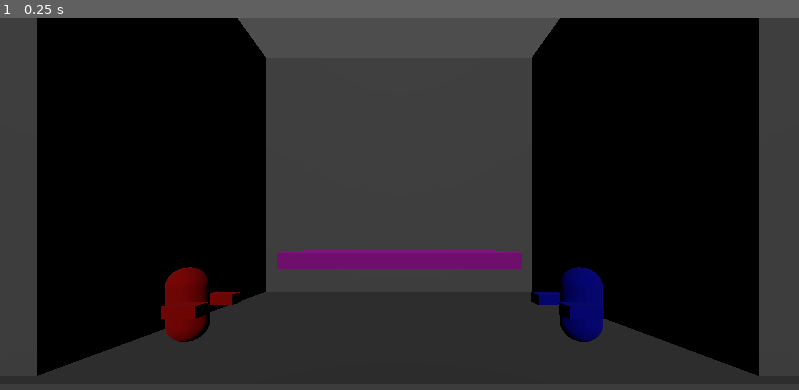
Above: before the commit, frame 1.
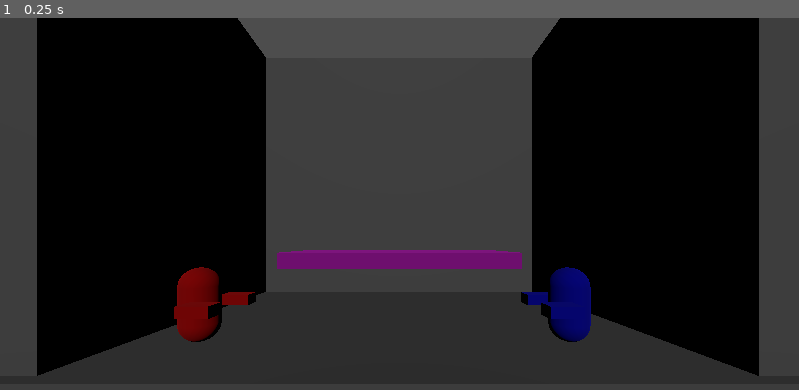
Above: after the commit, the same moment.

Repository: WFaustin/Fighting-Game-Prototype
Game: Godot game, scene res://Fight.tscn
Same seed, same stepped clock (60 frames per second), same inputs: the game is played once before the commit and once after it.
Inputs:
- Up to frame 1 (0.25 s): no input

The runs differ from the first frame. In frame 1, 1.8% of the frame differs, in the area x 20-76%, y 66-88%.

Commit message:
Made medium attack animation and figured out rotation logic

Diff:
--- a/Fighting Game Prototype/Character.gd
+++ b/Fighting Game Prototype/Character.gd
@@ -19,9 +19,9 @@
 	if deviceNum not in Input.get_connected_joypads():
 		deviceNum = -1
 		useKeyboard = true
-	hitboxes.append(get_node("CollisionShape3D"))
-	hitboxes.append(get_node("PlayerModel/Arms/Arm1/CollisionShape3D"))
-	hitboxes.append(get_node("PlayerModel/Arms/Arm2/CollisionShape3D"))
+	hitboxes.append(get_node("."))
+	hitboxes.append(get_node("PlayerModel/Arms/Arm1/StaticBody3D"))
+	hitboxes.append(get_node("PlayerModel/Arms/Arm2/StaticBody3D"))
 
 # Called when the node enters the scene tree for the first time.
 func _ready():
@@ -41,9 +41,14 @@
 		"light":
 			get_node("AnimationPlayer").play("LightAttack")
 			pass
+		"medium":
+			get_node("AnimationPlayer").play("MediumAttack")
+			pass
 	pass
 
-
+func turnCollisions(isOn):
+	for i in hitboxes:
+		i.set_collision_mask_value(2, isOn)
 #
 func _input(event):
 #	if event is InputEventKey and deviceNum == -1 and useKeyboard == true:
@@ -76,10 +81,10 @@
 	if Input.is_action_pressed("moveRight" + str(name)):
 		position.x += .03
 	if Input.is_action_pressed("crouch" + str(name)):
-		set_collision_mask_value(2, false)
+		turnCollisions(false)
 		rotation.z = -(PI/4)
 	if Input.is_action_just_released("crouch" + str(name)):
-		set_collision_mask_value(2, true)
+		turnCollisions(true)
 		rotation.z = 0
 	# Add the gravity.
 	if not is_on_floor():
@@ -89,12 +94,15 @@
 	if Input.is_action_just_pressed("jump" + str(name)) and is_on_floor():
 		print("Jump")
 		velocity.y = jumpHeight
-		set_collision_mask_value(2, false)
+		turnCollisions(false)
 
 	if velocity.y < -.01 and not Input.is_action_pressed("crouch" + str(name)):
-		set_collision_mask_value(2, true)
+		turnCollisions(true)
 
 	if Input.is_action_just_pressed("lightAttack" + str(name)):
 		playAttacks("light")
 
+	if Input.is_action_just_pressed("mediumAttack" + str(name)):
+		playAttacks("medium")
+
 	move_and_slide()
--- a/Fighting Game Prototype/Character.tscn
+++ b/Fighting Game Prototype/Character.tscn
@@ -11,10 +11,10 @@
 [sub_resource type="BoxMesh" id="BoxMesh_v3aid"]
 
 [sub_resource type="BoxShape3D" id="BoxShape3D_paugj"]
-size = Vector3(0.356061, 0.778877, 1.64861)
+size = Vector3(0.183369, 0.778877, 0.997381)
 
 [sub_resource type="BoxShape3D" id="BoxShape3D_8gyam"]
-size = Vector3(0.353521, 0.778274, 1.64607)
+size = Vector3(0.187962, 0.761278, 0.945269)
 
 [sub_resource type="Animation" id="Animation_45i67"]
 resource_name = "LightAttack"
@@ -42,9 +42,47 @@
 tracks/2/loop_wrap = true
 tracks/2/keys = PackedFloat32Array(0, 1, 0, 0, 0, 0.1, 1, 0.25, 0, 0, 0.3, 1, 0, 0, 0)
 
+[sub_resource type="Animation" id="Animation_po1ux"]
+resource_name = "MediumAttack"
+length = 0.8
+step = 0.05
+tracks/0/type = "position_3d"
+tracks/0/imported = false
+tracks/0/enabled = true
+tracks/0/path = NodePath("PlayerModel")
+tracks/0/interp = 1
+tracks/0/loop_wrap = true
+tracks/0/keys = PackedFloat32Array(0, 1, 0, 0, 0, 0.4, 1, 0.5, 0, 0, 0.5, 1, 0.5, 0.4, 0, 0.65, 1, 0.5, 0, 0, 0.8, 1, 0, 0, 0)
+tracks/1/type = "position_3d"
+tracks/1/imported = false
+tracks/1/enabled = true
+tracks/1/path = NodePath("PlayerModel/Arms/Arm2")
+tracks/1/interp = 1
+tracks/1/loop_wrap = true
+tracks/1/keys = PackedFloat32Array(0, 1, 0.480235, 0.00905252, -0.776662, 0.4, 1, 0.2, 0.009, -0.777, 0.5, 1, 0.9, 0.009, -0.777, 0.65, 1, 0.690117, 0.00902626, -0.776831, 0.8, 1, 0.480235, 0.00905252, -0.776662)
+tracks/2/type = "rotation_3d"
+tracks/2/imported = false
+tracks/2/enabled = true
+tracks/2/path = NodePath("PlayerModel")
+tracks/2/interp = 1
+tracks/2/loop_wrap = true
+tracks/2/keys = PackedFloat32Array(0, 1, 0, 0, 0, 1, 0.4, 1, 0, 0, 0, 1, 0.5, 1, 0, 0, -0.174, 0.985, 0.65, 1, 0, 0, 0, 1)
+tracks/3/type = "rotation_3d"
+tracks/3/imported = false
+tracks/3/enabled = true
+tracks/3/path = NodePath("PlayerModel/Arms/Arm2")
+tracks/3/interp = 1
+tracks/3/loop_wrap = true
+tracks/3/keys = PackedFloat32Array(0, 1, 0, 0, 0, 1, 0.4, 1, 0, 0, 0.216, 0.976, 0.5, 1, 0, 0, -0.643, 0.766, 0.65, 1, 0, 0, 0, 1)
+
+[sub_resource type="Animation" id="Animation_3w7pv"]
+length = 0.001
+
 [sub_resource type="AnimationLibrary" id="AnimationLibrary_p7s5v"]
 _data = {
-"LightAttack": SubResource("Animation_45i67")
+"LightAttack": SubResource("Animation_45i67"),
+"MediumAttack": SubResource("Animation_po1ux"),
+"RESET": SubResource("Animation_3w7pv")
 }
 
 [node name="Character" type="CharacterBody3D"]
@@ -56,6 +94,7 @@
 shape = SubResource("CapsuleShape3D_51olq")
 
 [node name="PlayerModel" type="MeshInstance3D" parent="."]
+transform = Transform3D(1, 0, 0, 0, 1, 0, 0, 0, 1, 0.324483, 0, 0)
 mesh = SubResource("CapsuleMesh_y8kk5")
 skeleton = NodePath("../..")
 
@@ -66,16 +105,23 @@
 mesh = SubResource("BoxMesh_v3aid")
 skeleton = NodePath("../..")
 
-[node name="CollisionShape3D" type="CollisionShape3D" parent="PlayerModel/Arms/Arm1"]
+[node name="StaticBody3D" type="StaticBody3D" parent="PlayerModel/Arms/Arm1"]
+collision_mask = 3
+
+[node name="CollisionShape3D" type="CollisionShape3D" parent="PlayerModel/Arms/Arm1/StaticBody3D"]
 transform = Transform3D(1, 0, 0, 0, 1, 0, 0, 0, 1, 0.411841, 0, 0)
 shape = SubResource("BoxShape3D_paugj")
 
 [node name="Arm2" type="MeshInstance3D" parent="PlayerModel/Arms"]
-transform = Transform3D(0.8, 0, 0, 0, 0.3, 0, 0, 0, 0.5, 0.480235, 0.00905252, -0.776662)
+transform = Transform3D(0.8, 0, 0, 0, 0.3, 0, 0, 0, 0.5, 0.616442, 0.00903548, -0.776772)
+rotation_edit_mode = 1
 mesh = SubResource("BoxMesh_v3aid")
 skeleton = NodePath("../..")
 
-[node name="CollisionShape3D" type="CollisionShape3D" parent="PlayerModel/Arms/Arm2"]
+[node name="StaticBody3D" type="StaticBody3D" parent="PlayerModel/Arms/Arm2"]
+collision_mask = 3
+
+[node name="CollisionShape3D" type="CollisionShape3D" parent="PlayerModel/Arms/Arm2/StaticBody3D"]
 transform = Transform3D(1, 0, 0, 0, 1, 0, 0, 0, 1, 0.411841, 0, 0)
 shape = SubResource("BoxShape3D_8gyam")
 
--- a/Fighting Game Prototype/project.godot
+++ b/Fighting Game Prototype/project.godot
@@ -102,3 +102,13 @@
 "events": [Object(InputEventJoypadButton,"resource_local_to_scene":false,"resource_name":"","device":1,"button_index":2,"pressure":0.0,"pressed":false,"script":null)
 ]
 }
+mediumAttackPlayer1={
+"deadzone": 0.5,
+"events": [Object(InputEventJoypadButton,"resource_local_to_scene":false,"resource_name":"","device":0,"button_index":3,"pressure":0.0,"pressed":false,"script":null)
+]
+}
+mediumAttackPlayer2={
+"deadzone": 0.5,
+"events": [Object(InputEventJoypadButton,"resource_local_to_scene":false,"resource_name":"","device":1,"button_index":3,"pressure":0.0,"pressed":false,"script":null)
+]
+}
Not shown: 1 places in Fighting Game Prototype/Character.tscn that only renumber resources
